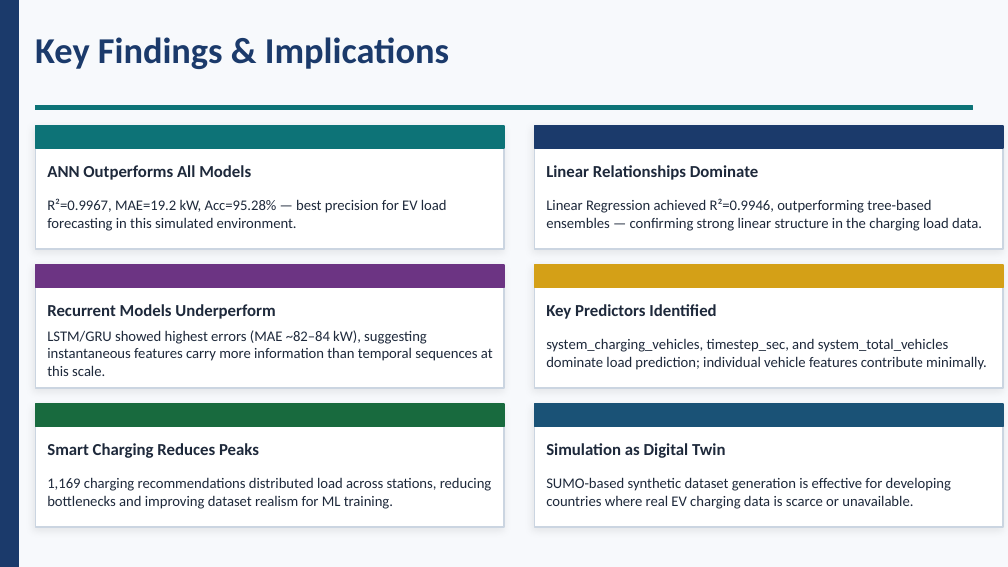
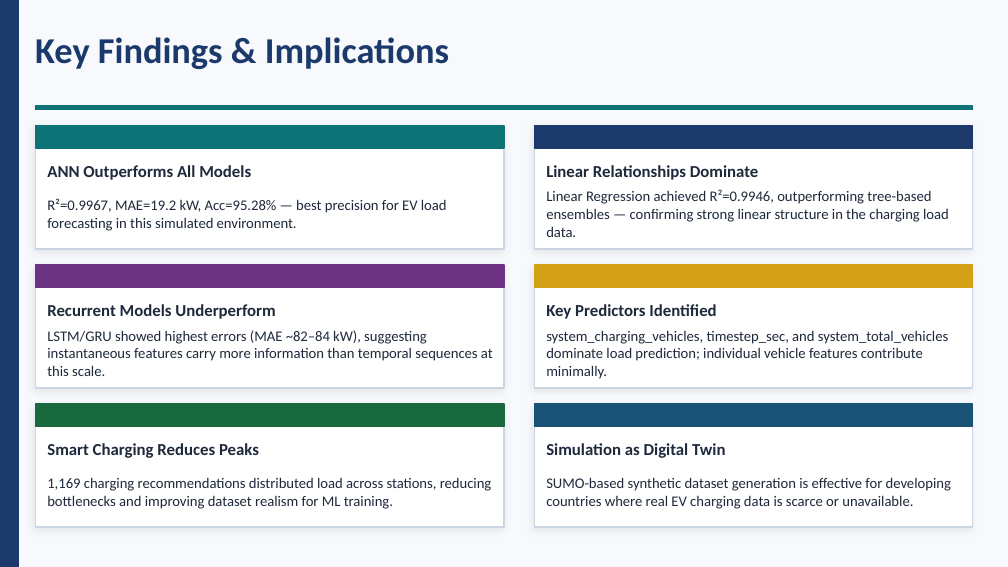
Before and after one commit to Rakesh01999/Research-Work-BPV, a slide deck: slide 24 of Thesis-Defense/defense/200112_Defense_Presentation.pptx (slide 19 before the commit). Drawn at 1008x567 pixels with LibreOffice and Linux fonts; fonts in the diff are those of the drawing. Boxes give left, top, right and bottom in pixels: in the first picture for what was removed or moved away, otherwise in the second. Text is boxed around its words. In the diff, an @@ line names an element or a change of style, - is before the commit and + after.

```diff
--- a/Thesis-Defense/defense/200112_Defense_Presentation.pptx
+++ b/Thesis-Defense/defense/200112_Defense_Presentation.pptx
@@ rectangle: place and size @@
-rectangle at (534,126,1003,249)
+rectangle at (534,126,973,249)
@@ rectangle: place and size @@
-rectangle at (534,126,1003,148)
+rectangle at (534,126,973,148)
@@ text "Linear Regression achieved R²=0.9946, outperforming ..." rewrapped from (546,198,982,231) to (546,189,949,237) @@
@@ rectangle: place and size @@
-rectangle at (534,265,1003,388)
+rectangle at (534,265,973,388)
@@ rectangle: place and size @@
-rectangle at (534,265,1003,287)
+rectangle at (534,265,973,287)
@@ text "system_charging_vehicles, timestep_sec, and system_total_veh ..." rewrapped from (546,338,987,370) to (546,330,948,379) @@
@@ rectangle: place and size @@
-rectangle at (534,404,1003,527)
+rectangle at (534,404,973,527)
@@ rectangle: place and size @@
-rectangle at (534,404,1003,426)
+rectangle at (534,404,973,426)
```
Also in this commit, not shown: 3 other slides changed, 5 slides added, 2 other files.
